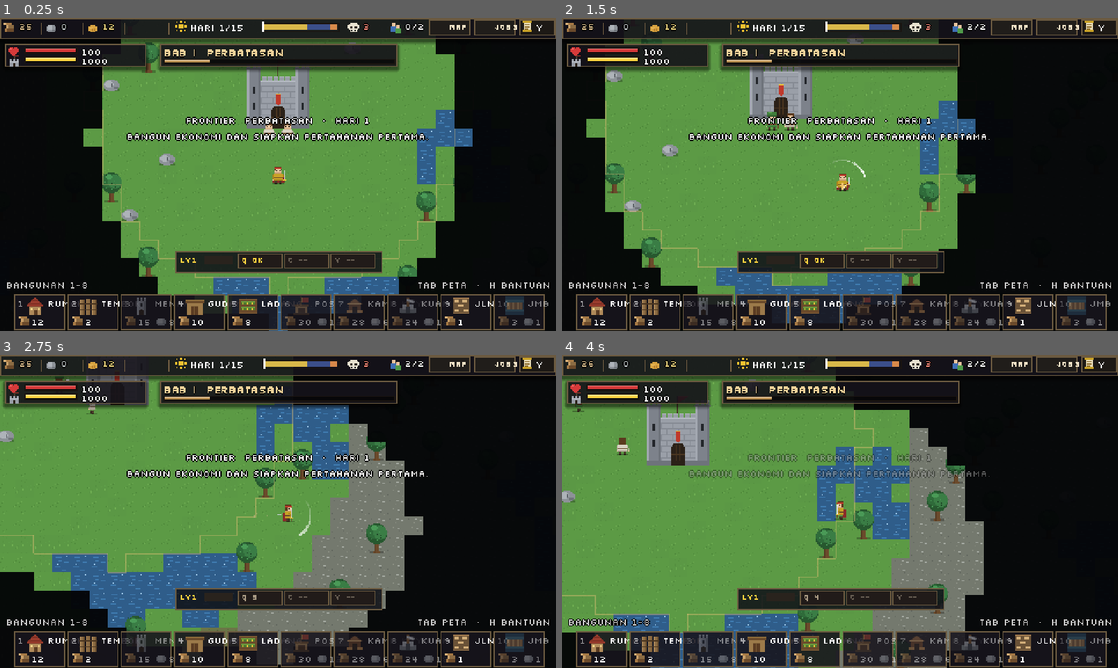
Above: before the commit, frames 1-4 (two rows, left to right).
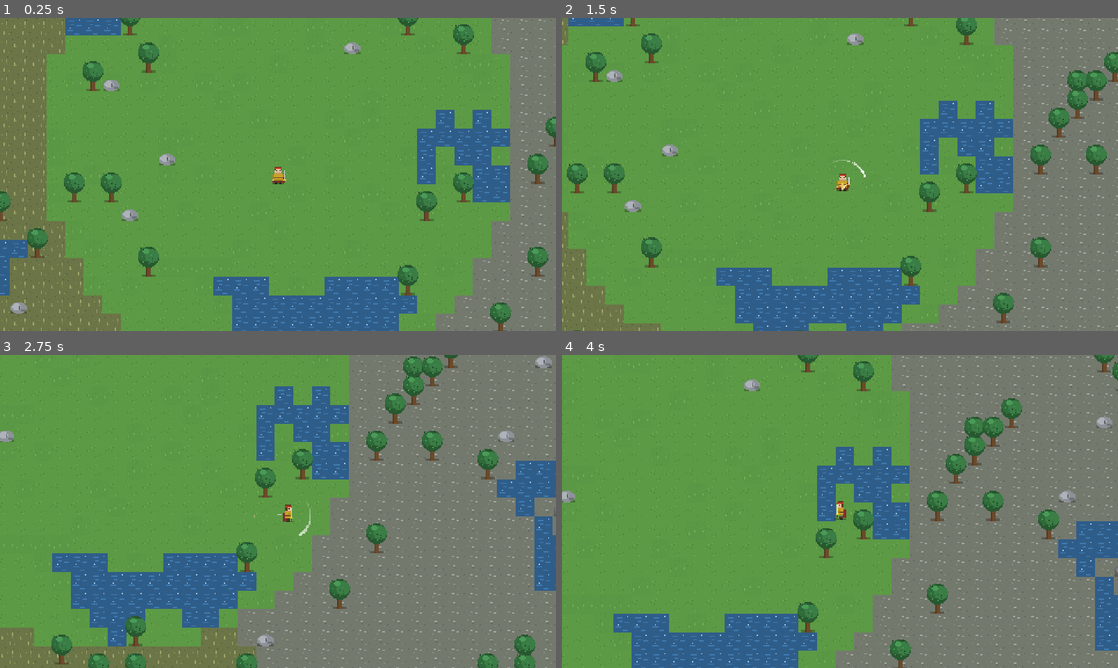
Above: after the commit, the same moments.

Repository: shimleabyte/hold-the-keep
Game: Godot game, scene res://scenes/main.tscn
The game is run twice, just before and just after one commit, with the same random seed, the same clock (stepped at 60 frames per second) and the same inputs.
Inputs (mouse positions are in pixels of both pictures, inside the frame that each line leads up to):
- Up to frame 1 (0.25 s): no input
- Up to frame 2 (1.5 s): tap Enter at 0.5 s; move the mouse to (962, 158) at 0.52 s; hold D (move_right) 0.53-1.28 s; hold F (attack) 0.53-1.28 s; click (962, 158) at 0.67 s; tap Space at 0.77 s; move the mouse to (728, 190) at 1.27 s; hold S (move_down) from 1.28 s (still down); tap C (ability_cleave) at 1.35 s; click (728, 190) at 1.42 s
- Up to frame 3 (2.75 s): tap Space at 1.52 s; tap F (attack) at 1.55 s; move the mouse to (333, 442) at 2.02 s; release S (move_down) at 2.03 s; hold D (move_right) from 2.03 s (still down); hold F (attack) from 2.03 s (still down); tap Q (ability_dash) at 2.1 s; click (333, 442) at 2.17 s
- Up to frame 4 (4 s): move the mouse to (812, 574) at 2.77 s; release D (move_right) at 2.78 s; release F (attack) at 2.78 s; hold W (move_up) 2.78-3.53 s; tap V (ability_rally) at 2.85 s; click (812, 574) at 2.92 s; tap Space at 3.02, 3.77 s; tap F (attack) at 3.05 s; move the mouse to (1006, 558) at 3.52 s; hold A (move_left) from 3.53 s (still down); hold F (attack) from 3.53 s (still down); click (1006, 558) at 3.67 s

The runs differ from the first frame. In frame 1, 62% of the frame differs, in the area x 0-100%, y 0-100%; in frame 2, 63%; in frame 3, 56%; in frame 4, 55%.
Error after the commit: Parse Error: Cannot infer the type of "source_cell" variable because the value doesn't have a set type. (res://scripts/systems/build_system.gd:128)

Commit message:
Phase 05.2a: add Builder-driven construction sites

Diff:
--- a/scripts/autoload/save_system.gd
+++ b/scripts/autoload/save_system.gd
@@ -101,6 +101,11 @@
     var buildings: Array = []
     for building in get_tree().get_nodes_in_group("buildings"):
         buildings.append({"id": building.id, "cx": building.cell.x, "cy": building.cell.y, "hp": building.hp, "stockpile": building.export_stockpile()})
+
+    var construction_sites: Array = []
+    for site in get_tree().get_nodes_in_group("construction_sites"):
+        if is_instance_valid(site):
+            construction_sites.append(site.export_state())
 
     var villagers: Array = []
     for villager in get_tree().get_nodes_in_group("villagers"):
@@ -167,6 +172,7 @@
             "combat": main.player.export_combat_state()
         },
         "buildings": buildings,
+        "construction_sites": construction_sites,
         "villagers": villagers,
         "enemies": enemies,
         "resources": resources,
@@ -196,6 +202,7 @@
     var spawner = data.get("spawner", {})
     var tech = data.get("tech", {})
     var resources = data.get("resources", [])
+    var construction_sites = data.get("construction_sites", [])
     var stronghold = data.get("stronghold", {})
     var fog = data.get("fog", {})
     var save_map_cells := 64 * 64
@@ -247,7 +254,7 @@
         return false
     if not (quota is Dictionary) or not (spawner is Dictionary) or not (tech is Dictionary):
         return false
-    if not (resources is Array):
+    if not (resources is Array) or not (construction_sites is Array) or construction_sites.size() > 64:
         return false
     var campaign_world_data: Dictionary = data.get("world", {})
     if version >= 8 and not _valid_campaign_state(data.get("campaign", {}), String(campaign_world_data.get("profile", "")), int(campaign_world_data.get("map_size", 0))):
@@ -404,6 +411,45 @@
                 stockpile_total += amount
             if stockpile_total > stockpile_limit or (stockpile_total > 0 and stockpile_limit <= 0):
                 return false
+    var occupied_cells: Dictionary = {}
+    for saved_building in buildings:
+        var building_id := String(saved_building.get("id", ""))
+        var building_definition: Dictionary = DataDB.buildings.get(building_id, {})
+        var footprint: Array = building_definition.get("size", [1, 1])
+        for y in int(footprint[1]):
+            for x in int(footprint[0]):
+                occupied_cells[Vector2i(int(saved_building["cx"]) + x, int(saved_building["cy"]) + y)] = true
+    for saved_resource in resources:
+        if saved_resource is Dictionary and saved_resource.has("cx") and saved_resource.has("cy"):
+            occupied_cells[Vector2i(int(saved_resource["cx"]), int(saved_resource["cy"]))] = true
+    var site_cells: Dictionary = {}
+    for saved_site in construction_sites:
+        if not (saved_site is Dictionary):
+            return false
+        for key in ["id", "cx", "cy", "work_done", "work_required", "source_x", "source_y"]:
+            if not saved_site.has(key):
+                return false
+        var site_id := String(saved_site["id"])
+        if not DataDB.buildings.has(site_id) or site_id == "keep":
+            return false
+        var site_definition: Dictionary = DataDB.buildings[site_id]
+        var site_size: Array = site_definition.get("size", [0, 0])
+        if site_size.size() != 2 or int(site_size[0]) <= 0 or int(site_size[1]) <= 0:
+            return false
+        var work_done := float(saved_site["work_done"])
+        var work_required := float(saved_site["work_required"])
+        if not is_finite(work_done) or not is_finite(work_required) or work_done < 0.0 or work_required <= 0.0 or work_done >= work_required or work_required > 120.0:
+            return false
+        var source_cell := Vector2i(int(saved_site["source_x"]), int(saved_site["source_y"]))
+        if source_cell != Vector2i(-1, -1) and not WorldConfig.is_valid_cell(source_cell):
+            return false
+        var site_anchor := Vector2i(int(saved_site["cx"]), int(saved_site["cy"]))
+        for y in int(site_size[1]):
+            for x in int(site_size[0]):
+                var cell := site_anchor + Vector2i(x, y)
+                if not WorldConfig.is_valid_cell(cell) or occupied_cells.has(cell) or site_cells.has(cell):
+                    return false
+                site_cells[cell] = true
     var outpost_guard_counts: Dictionary = {}
     for villager in villagers:
         if not (villager is Dictionary):
--- /dev/null
+++ b/scripts/entities/construction_site.gd
@@ -0,0 +1,155 @@
+extends Node2D
+## A funded blueprint that becomes a normal Building only after Builder labor completes.
+const BuildingScript := preload("res://scripts/entities/building.gd")
+const MAX_BUILDERS := 2
+const EXTRA_BUILDER_EFFICIENCY := 0.65
+var build_system
+var world
+var id := ""
+var cell := Vector2i.ZERO
+var size := Vector2i.ONE
+var data: Dictionary = {}
+var source_cell := Vector2i(-1, -1)
+var paid_cost: Dictionary = {}
+var work_done := 0.0
+var work_required := 8.0
+var workers: Array = []
+var _active_workers: Dictionary = {}
+var _completing := false
+
+func setup(building_data: Dictionary, anchor: Vector2i, paid_from: Vector2i,
+        cost: Dictionary, restored_work := 0.0, restored_required := -1.0) -> void:
+    data = building_data
+    id = String(data.get("id", ""))
+    cell = anchor
+    size = Vector2i(int(data["size"][0]), int(data["size"][1]))
+    source_cell = paid_from
+    paid_cost = cost.duplicate(true)
+    work_done = maxf(0.0, restored_work)
+    work_required = restored_required if restored_required > 0.0 else _default_work_required()
+    work_done = minf(work_done, work_required)
+    position = Vector2((cell.x + size.x / 2.0) * WorldConfig.tile_size,
+        (cell.y + size.y) * WorldConfig.tile_size)
+    z_index = 1
+
+func _ready() -> void:
+    add_to_group("construction_sites")
+    set_process(true)
+    queue_redraw()
+
+func _default_work_required() -> float:
+    var footprint := maxi(1, size.x * size.y)
+    var total_cost := 0
+    for amount in paid_cost.values():
+        total_cost += int(amount)
+    return clampf(4.0 + float(footprint) * 1.25 + float(total_cost) * 0.08, 4.0, 30.0)
+
+func cells() -> Array[Vector2i]:
+    var out: Array[Vector2i] = []
+    for y in size.y:
+        for x in size.x:
+            out.append(cell + Vector2i(x, y))
+    return out
+
+func is_construction_site() -> bool:
+    return not _completing and is_inside_tree()
+
+func can_claim(worker: Node) -> bool:
+    _prune_workers()
+    return not _completing and is_instance_valid(worker) and (workers.has(worker) or workers.size() < MAX_BUILDERS)
+
+func claim(worker: Node) -> bool:
+    if not can_claim(worker):
+        return false
+    if not workers.has(worker):
+        workers.append(worker)
+    return true
+
+func worker_arrived(worker: Node) -> void:
+    if _completing or not workers.has(worker) or not is_instance_valid(worker):
+        return
+    _active_workers[worker] = true
+
+func release(worker: Node) -> void:
+    workers.erase(worker)
+    _active_workers.erase(worker)
+
+func free_slots() -> int:
+    _prune_workers()
+    return maxi(0, MAX_BUILDERS - workers.size())
+
+func _prune_workers() -> void:
+    for index in range(workers.size() - 1, -1, -1):
+        var worker = workers[index]
+        if not is_instance_valid(worker):
+            workers.remove_at(index)
+            _active_workers.erase(worker)
+
+func _process(delta: float) -> void:
+    if _completing:
+        return
+    _prune_workers()
+    var active_count := 0
+    for worker in workers:
+        if _active_workers.has(worker):
+            active_count += 1
+    if active_count <= 0:
+        return
+    var capped_count := mini(active_count, MAX_BUILDERS)
+    var efficiency := 1.0 + EXTRA_BUILDER_EFFICIENCY * float(capped_count - 1)
+    work_done = minf(work_required, work_done + delta * efficiency)
+    queue_redraw()
+    if work_done >= work_required:
+        _finish()
+
+func progress_ratio() -> float:
+    return clampf(work_done / maxf(0.001, work_required), 0.0, 1.0)
+
+func refundable_cost() -> Dictionary:
+    var unconsumed := 1.0 - progress_ratio()
+    var refund: Dictionary = {}
+    for kind in paid_cost:
+        var amount := floori(float(int(paid_cost[kind])) * unconsumed)
+        if amount > 0:
+            refund[String(kind)] = amount
+    return refund
+
+func export_state() -> Dictionary:
+    return {"id": id, "cx": cell.x, "cy": cell.y, "work_done": work_done,
+        "work_required": work_required, "source_x": source_cell.x, "source_y": source_cell.y}
+
+func release_all_workers() -> void:
+    for worker in workers.duplicate():
+        if is_instance_valid(worker) and worker.has_method("on_construction_site_lost"):
+            worker.on_construction_site_lost(self)
+    workers.clear()
+    _active_workers.clear()
+
+func _finish() -> void:
+    if _completing:
+        return
+    _completing = true
+    release_all_workers()
+    if build_system != null and is_instance_valid(build_system):
+        build_system.complete_site(self)
+
+func _draw() -> void:
+    var footprint := Vector2(size) * WorldConfig.tile_size
+    var rect := Rect2(Vector2(-footprint.x / 2.0, -footprint.y), footprint)
+    var texture_height := footprint.y
+    if BuildingScript.TEXTURES.has(id):
+        var texture: Texture2D = BuildingScript.TEXTURES[id]
+        texture_height = float(texture.get_height())
+        draw_texture(texture, Vector2(-float(texture.get_width()) / 2.0, -texture_height),
+            Color(0.72, 0.86, 0.79, 0.42))
+    draw_rect(rect, Color(0.24, 0.34, 0.31, 0.16))
+    draw_rect(rect, Color("#d4c18a", 0.92), false, 1.0)
+    draw_line(rect.position, rect.end, Color("#d4c18a", 0.55), 1.0)
+    draw_line(Vector2(rect.position.x, rect.end.y), Vector2(rect.end.x, rect.position.y),
+        Color("#d4c18a", 0.55), 1.0)
+    var bar_width := maxf(28.0, footprint.x)
+    var bar_y := -texture_height - 8.0
+    draw_rect(Rect2(Vector2(-bar_width / 2.0, bar_y), Vector2(bar_width, 3.0)),
+        Color(0.05, 0.07, 0.07, 0.85))
+    draw_rect(Rect2(Vector2(-bar_width / 2.0, bar_y),
+        Vector2(bar_width * progress_ratio(), 3.0)), Color("#d6bc78", 0.95))
--- a/scripts/entities/villager.gd
+++ b/scripts/entities/villager.gd
@@ -225,6 +225,17 @@
         state = State.IDLE
 
 
+func on_construction_site_lost(site) -> void:
+    if target != site:
+        return
+    target = null
+    _work_t = 0.0
+    _hit_done = false
+    _path = PackedVector2Array()
+    _pi = 0
+    state = State.IDLE
+
+
 ## Dipanggil pohon/batu saat dipukul oleh villager ini.
 func receive(kind: String, amount: int) -> void:
     if carry_kind != kind:
@@ -293,6 +304,8 @@
                 state = State.WORKING
                 _work_t = 0.0
                 _hit_done = false
+                if job == "builder" and target.has_method("is_construction_site") and target.is_construction_site():
+                    target.worker_arrived(self)
         State.WORKING:
             _tick_working(delta)
         State.TO_DEPOT:
@@ -415,6 +428,9 @@
         state = State.IDLE
         return
     if job == "builder":
+        if target.has_method("is_construction_site") and target.is_construction_site():
+            anim.face(target.position - position)
+            return
         if int(target.hp) <= 0 or int(target.hp) >= int(target.max_hp):
             _release()
             state = State.IDLE
@@ -733,6 +749,10 @@
                 if not _claim_workplace("builder"):
                     return
             var radius := float(workplace.data.get("work_radius", DEFAULT_WORK_RADIUS)) * WorldConfig.tile_size
+            for site in get_tree().get_nodes_in_group("construction_sites"):
+                if site.has_method("can_claim") and site.can_claim(self) \
+                        and workplace.position.distance_squared_to(site.position) <= radius * radius:
+                    cands.append(site)
             for building in get_tree().get_nodes_in_group("buildings"):
                 if building.hp <= 0 or building.hp >= building.max_hp or _bad.has(building):
                     continue
@@ -749,7 +769,10 @@
             _bad.append(n)
             continue
         if job == "builder":
-            if not n.claim_repairer(self):
+            if n.has_method("is_construction_site") and n.is_construction_site():
+                if not n.claim(self):
+                    continue
+            elif not n.claim_repairer(self):
                 continue
         elif not _claim(n):
             continue
--- a/scripts/main.gd
+++ b/scripts/main.gd
@@ -314,7 +314,16 @@
         node.queue_redraw()
         if node.id == "keep":
             Events.keep_hp_changed.emit(node.hp, node.max_hp)
-
+    for saved_site in d.get("construction_sites", []):
+        var site = build.restore_site(
+            String(saved_site["id"]),
+            Vector2i(int(saved_site["cx"]), int(saved_site["cy"])),
+            float(saved_site["work_done"]),
+            float(saved_site["work_required"]),
+            Vector2i(int(saved_site["source_x"]), int(saved_site["source_y"]))
+        )
+        if site == null:
+            push_warning("Save: could not restore a construction site at %d,%d" % [int(saved_site["cx"]), int(saved_site["cy"])])
     var save_version := int(d.get("version", 0))
     if save_version >= 8 and d.get("campaign", {}) is Dictionary:
         campaign.import_state(d["campaign"])
--- a/scripts/systems/build_system.gd
+++ b/scripts/systems/build_system.gd
@@ -5,6 +5,7 @@
 const BUILD_RANGE := 120.0
 const REFUND_RATE := 0.5
 const BUILDING_SCRIPT := preload("res://scripts/entities/building.gd")
+const CONSTRUCTION_SITE_SCRIPT := preload("res://scripts/entities/construction_site.gd")
 
 var world  # world_map.gd
 var player: Node2D
@@ -124,12 +125,82 @@
         return err
     var cost: Dictionary = DataDB.cost_of(id)
     var supply = get_tree().get_first_node_in_group("supply_network")
+    var source_cell := supply.get_cost_source_cell() if supply != null else Vector2i(-1, -1)
     var paid: bool = supply.pay_cost(cost) if supply != null else Inventory.spend_all(cost)
     if not paid:
         var cost_error: String = supply.cost_reason(cost) if supply != null else "Bahan kurang di KEEP"
         return cost_error if cost_error != "" else "Stok sumber biaya berubah"
-    place_raw(id, c)
+    create_construction_site(id, c, source_cell)
     return ""
+
+
+func create_construction_site(id: String, c: Vector2i, source_cell: Vector2i,
+        work_done := 0.0, work_required := -1.0) -> Node:
+    var site = CONSTRUCTION_SITE_SCRIPT.new()
+    site.setup(DataDB.buildings[id], c, source_cell, DataDB.cost_of(id), work_done, work_required)
+    site.world = world
+    site.build_system = self
+    world.entities.add_child(site)
+    for occupied_cell in site.cells():
+        world.occupied[occupied_cell] = site
+    Events.building_placed.emit(id, c)
+    return site
+
+
+func restore_site(id: String, c: Vector2i, work_done: float, work_required: float,
+        source_cell: Vector2i) -> Node:
+    if not DataDB.buildings.has(id) or id == "keep":
+        return null
+    var size := _size_of(id)
+    for y in size.y:
+        for x in size.x:
+            var cell := c + Vector2i(x, y)
+            if world.occupied.has(cell):
+                return null
+            if not world.is_buildable(cell) and not (id == "bridge" and world.is_bridgeable(cell)):
+                return null
+    return create_construction_site(id, c, source_cell, work_done, work_required)
+
+
+func complete_site(site) -> Node:
+    if not is_instance_valid(site) or not site.is_in_group("construction_sites"):
+        return null
+    var id := String(site.id)
+    var anchor: Vector2i = site.cell
+    site.release_all_workers()
+    for occupied_cell in site.cells():
+        if world.occupied.get(occupied_cell) == site:
+            world.occupied.erase(occupied_cell)
+    site.remove_from_group("construction_sites")
+    Events.building_removed.emit(id, anchor)
+    site.queue_free()
+    var completed = place_raw(id, anchor)
+    Events.build_feedback.emit("%s selesai dibangun" % String(DataDB.buildings[id].get("name", id)))
+    return completed
+
+
+func cancel_site(site) -> bool:
+    if not is_instance_valid(site) or not site.is_in_group("construction_sites"):
+        return false
+    var id := String(site.id)
+    var anchor: Vector2i = site.cell
+    var refund: Dictionary = site.refundable_cost()
+    var source_cell: Vector2i = site.source_cell
+    site.release_all_workers()
+    for occupied_cell in site.cells():
+        if world.occupied.get(occupied_cell) == site:
+            world.occupied.erase(occupied_cell)
+    site.remove_from_group("construction_sites")
+    Events.building_removed.emit(id, anchor)
+    site.queue_free()
+    var supply = get_tree().get_first_node_in_group("supply_network")
+    if supply != null and supply.has_method("refund_cost_to_source"):
+        supply.refund_cost_to_source(source_cell, refund)
+    else:
+        for kind in refund:
+            Inventory.add(String(kind), int(refund[kind]))
+    Events.build_feedback.emit("Blueprint dibatalkan; bahan yang belum dipakai dikembalikan")
+    return true
 
 
 ## Pasang tanpa cek/biaya (dipakai untuk keep di awal game).
@@ -148,6 +219,8 @@
     var b = world.occupied.get(cell)
     if b == null or not is_instance_valid(b) or not b.has_method("cells") or not b.has_method("demolish"):
         return false
+    if b.is_in_group("construction_sites"):
+        return cancel_site(b)
     if b.id == "keep":
         return false
     var cost := DataDB.cost_of(b.id)
--- a/scripts/systems/supply_network.gd
+++ b/scripts/systems/supply_network.gd
@@ -198,6 +198,23 @@
         if available < amount:
             return "Bahan kurang di " + cost_source_label()
     return ""
+
+
+## Return unfinished construction materials to their original depot when possible.
+## A missing or full remote depot falls back to the central Keep inventory.
+func refund_cost_to_source(source_cell: Vector2i, refund: Dictionary) -> void:
+    var source = _find_depot(source_cell)
+    if source == null or not ["keep", "storage", "outpost"].has(String(source.id)):
+        source = _find_keep()
+    for kind in refund:
+        var amount := int(refund[kind])
+        if amount <= 0:
+            continue
+        if source != null and String(source.id) != "keep":
+            if source.store_resource(String(kind), amount):
+                continue
+        Inventory.add(String(kind), amount)
+    Events.supply_stock_changed.emit()
 
 
 func can_pay_cost(cost: Dictionary) -> bool:
